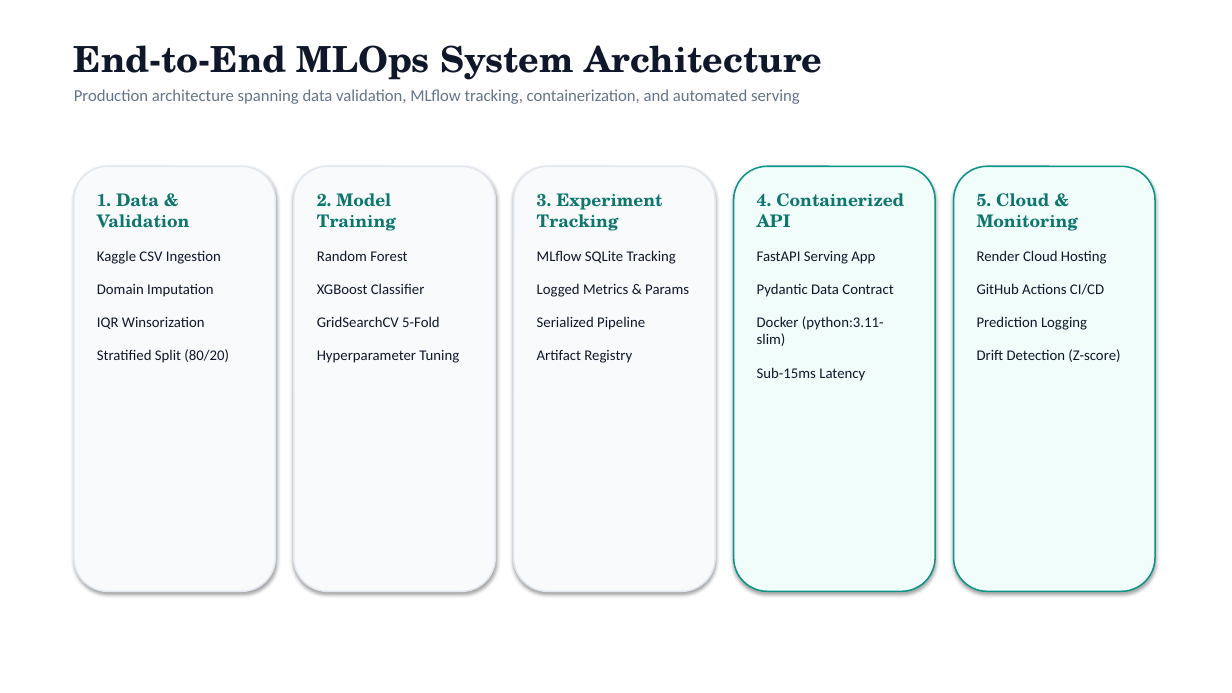
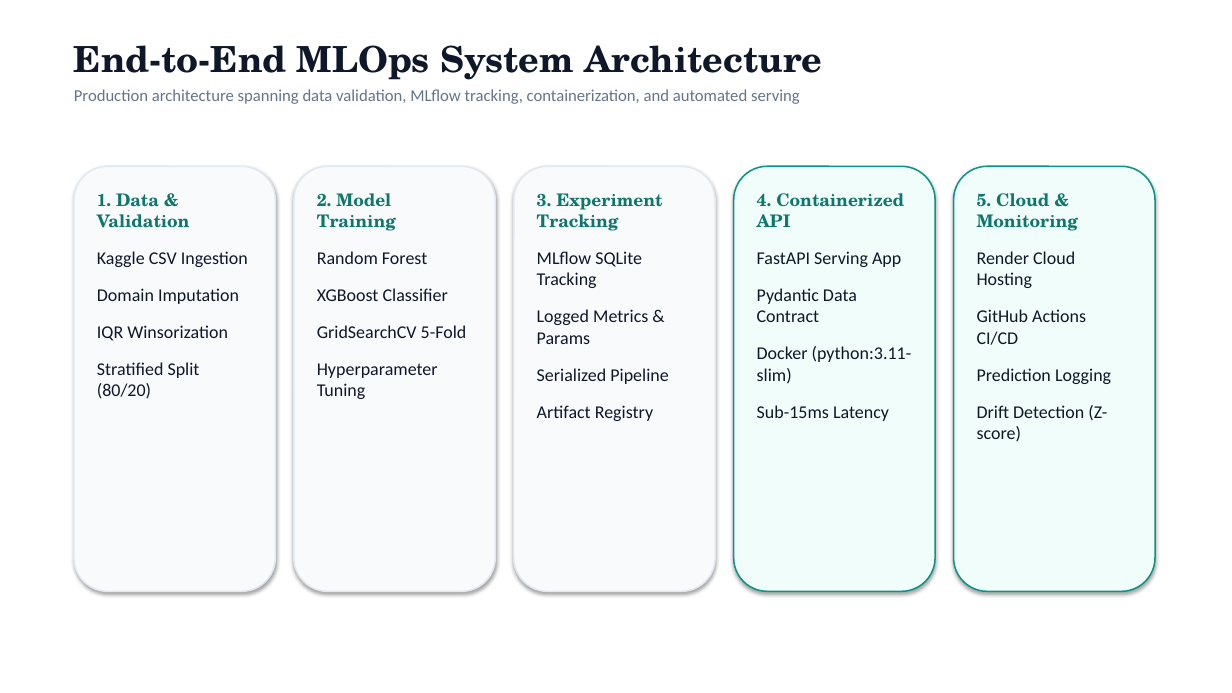
Before and after one commit to lohitaksh2324/Titanic-Spaceship, a slide deck: slide 11 of Spaceship_Titanic_Presentation.pptx. Drawn at 1232x693 pixels with LibreOffice and Linux fonts; fonts in the diff are those of the drawing. Boxes give left, top, right and bottom in pixels: in the first picture for what was removed or moved away, otherwise in the second. Text is boxed around its words. In the diff, an @@ line names an element or a change of style, - is before the commit and + after.

```diff
--- a/Spaceship_Titanic_Presentation.pptx
+++ b/Spaceship_Titanic_Presentation.pptx
@@ text at [97,251,248,399]: size 11.5 to 14 pt in "Kaggle CSV Ingestion Domain Imputation IQR Winsorization ..." @@
@@ text at [317,251,467,399]: size 11.5 to 14 pt in "Random Forest XGBoost Classifier GridSearchCV 5-Fold Hyperpa ..." @@
@@ text at [537,251,668,421]: size 11.5 to 14 pt in "MLflow SQLite Tracking Logged Metrics & Params ..." @@
@@ text at [757,251,912,421]: size 11.5 to 14 pt in "FastAPI Serving App Pydantic Data Contract Docker ..." @@
@@ text at [977,251,1111,442]: size 11.5 to 14 pt in "Render Cloud Hosting GitHub Actions CI/CD Prediction ..." @@
```
Also in this commit, not shown: 13 other slides changed, 2 other files.
